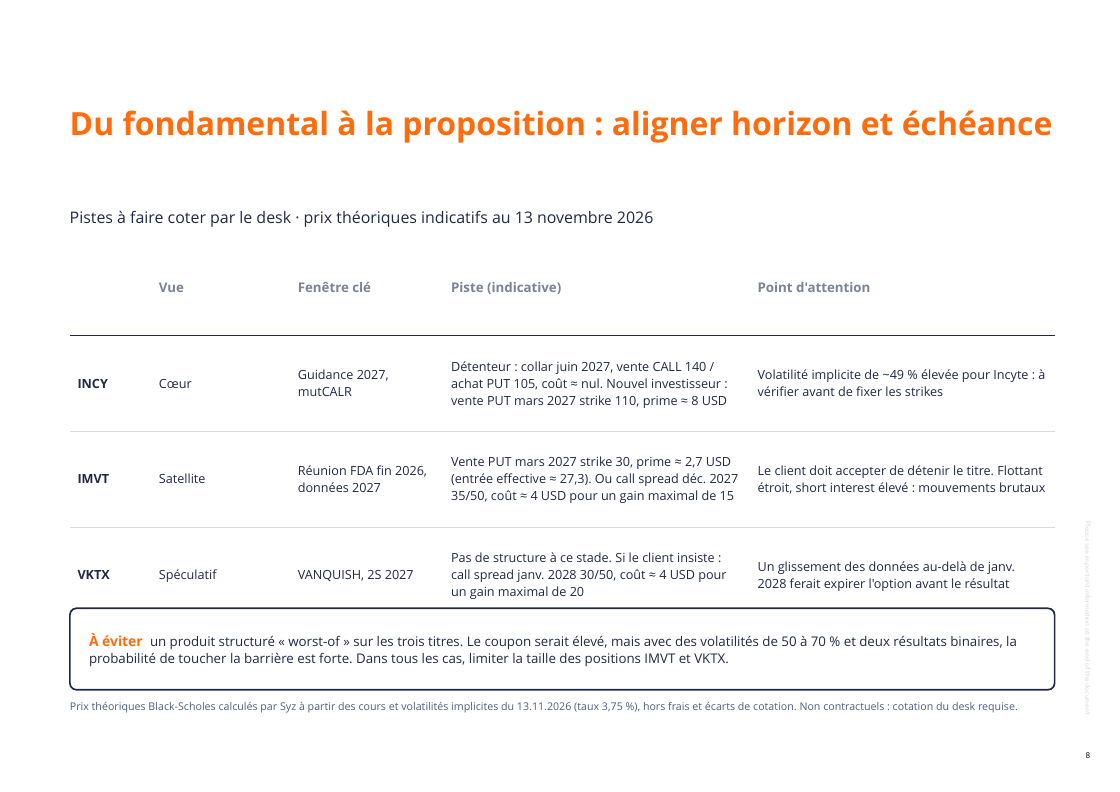
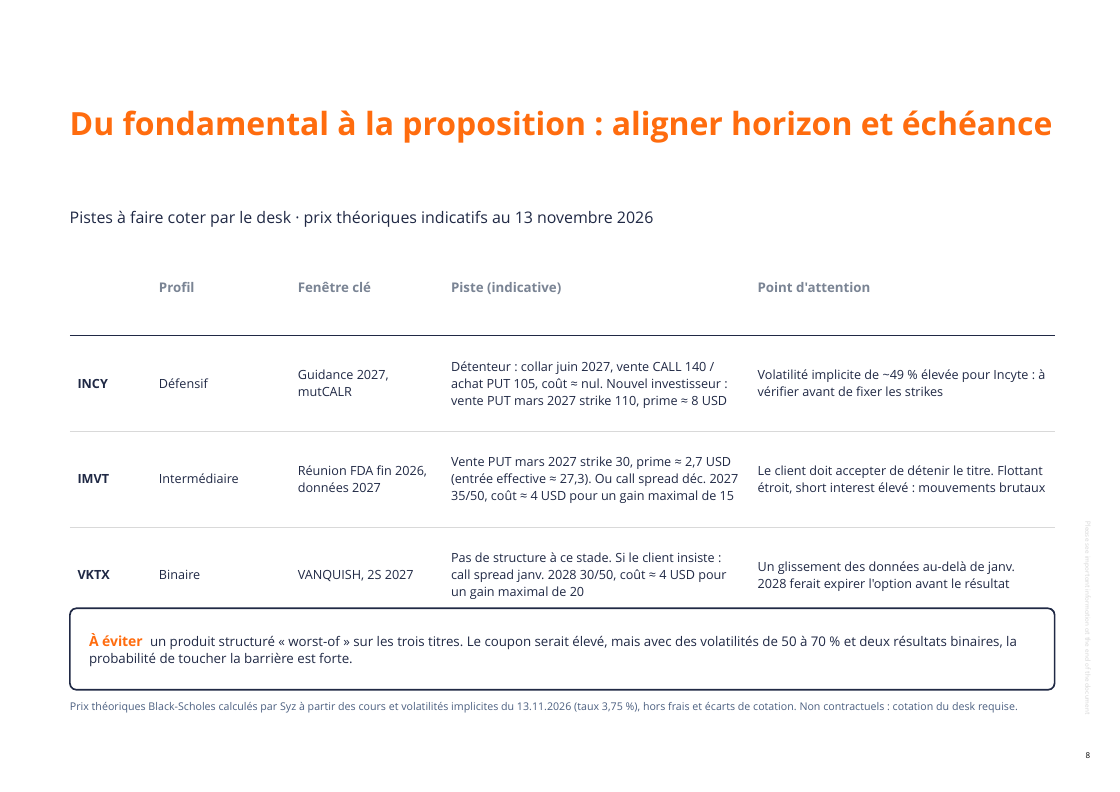
Before and after one commit to jb-db05/adhoc_Equity, a slide deck: slide 8 of notes/2026-11-16-biotech-vktx-imvt-incy/Syz_Biotech_US_lecture_fondamentale_2026-11-16.pptx. Drawn at 1120x792 pixels with LibreOffice and Linux fonts; fonts in the diff are those of the drawing; background and template pictures are left out. Boxes give left, top, right and bottom in pixels: in the first picture for what was removed or moved away, otherwise in the second. Text is boxed around its words. In the diff, an @@ line names an element or a change of style, - is before the commit and + after.

```diff
--- a/notes/2026-11-16-biotech-vktx-imvt-incy/Syz_Biotech_US_lecture_fondamentale_2026-11-16.pptx
+++ b/notes/2026-11-16-biotech-vktx-imvt-incy/Syz_Biotech_US_lecture_fondamentale_2026-11-16.pptx
@@ table at (70,240,1055,623) @@
-row 1, column 2: Vue
+row 1, column 2: Profil
-row 2, column 2: Cœur
+row 2, column 2: Défensif
-row 3, column 2: Satellite
+row 3, column 2: Intermédiaire
-row 4, column 2: Spéculatif
+row 4, column 2: Binaire
@@ text at (89,633,1017,666): text changed @@
-À éviter un produit structuré « worst-of » sur les trois titres. Le coupon serait élevé, mais avec des volatilités de 50 à 70 % et deux résultats binaires, la probabilité de toucher la barrière est forte. Dans tous les cas, limiter la taille des positions IMVT et VKTX.
+À éviter un produit structuré « worst-of » sur les trois titres. Le coupon serait élevé, mais avec des volatilités de 50 à 70 % et deux résultats binaires, la probabilité de toucher la barrière est forte.
```
Also in this commit, not shown: 5 other slides changed, 9 other files.
